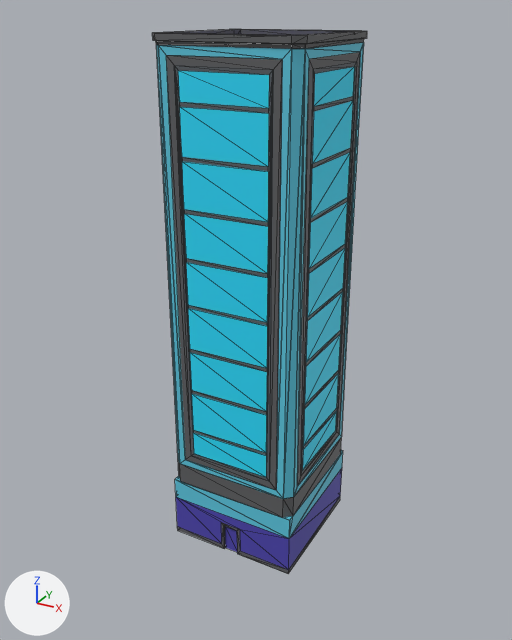
Before and after pictures for a commit that changed the Blender file Assets/Models/skyscraperB/skyscraperB.blend.
Before and after are seen from a camera (50 mm lens) standing at (2.72, -5.05, 4.64) and looking at (-0.03, -0.06, 2.14). The lights are fixed; the arrows at lower left show +X, +Y and +Z. Mesh edges are drawn as thin lines.

Objects in the first picture: 'skyscraperB'.
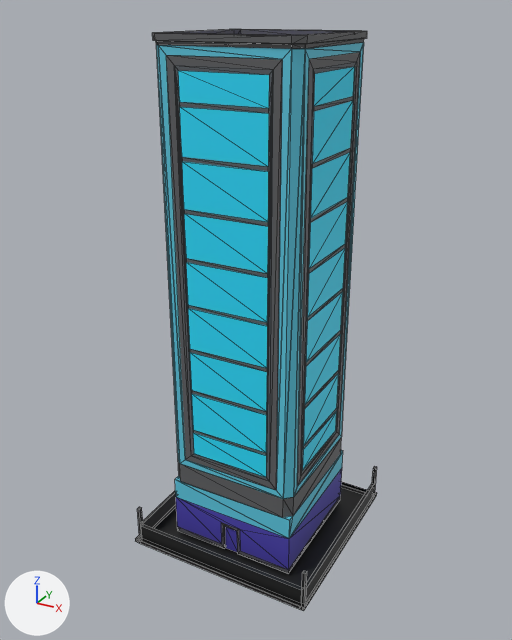
Edits to the bpy script that builds the scene:
```text
Change me_id13:
    used by ob_skyscraperb; location = (0.0, 0.0, 0.0); rotation_euler = (1.571, 0.0, 0.0), in degrees (90, 0, 0)
    remove me_id13.from_pydata(...)  # 812 vertices, 732 faces; spans x -0.62..0.62, y 0.0..4.48, z -0.62..0.62
    add me_id13.from_pydata(...)  # 910 vertices, 821 faces; spans x -0.89..0.89, y -0.03..4.48, z -0.89..0.89
    me_id13 part 1: a new loose piece of 98 vertices spanning x -0.89..0.89, y -0.03..0.33, z -0.89..0.89, in mat_skyscraperb (picture img_skyscraperb)
```

What differs and where, as boxes [x1, y1, x2, y2] in the pictures (512 x 640 px):
'skyscraperB', reshaped (12% wider, 7% taller)
    before: [152, 29, 367, 574]
    after: [135, 29, 377, 611]
part 1 of me_id13, added (black)
    after: [135, 466, 377, 611]
